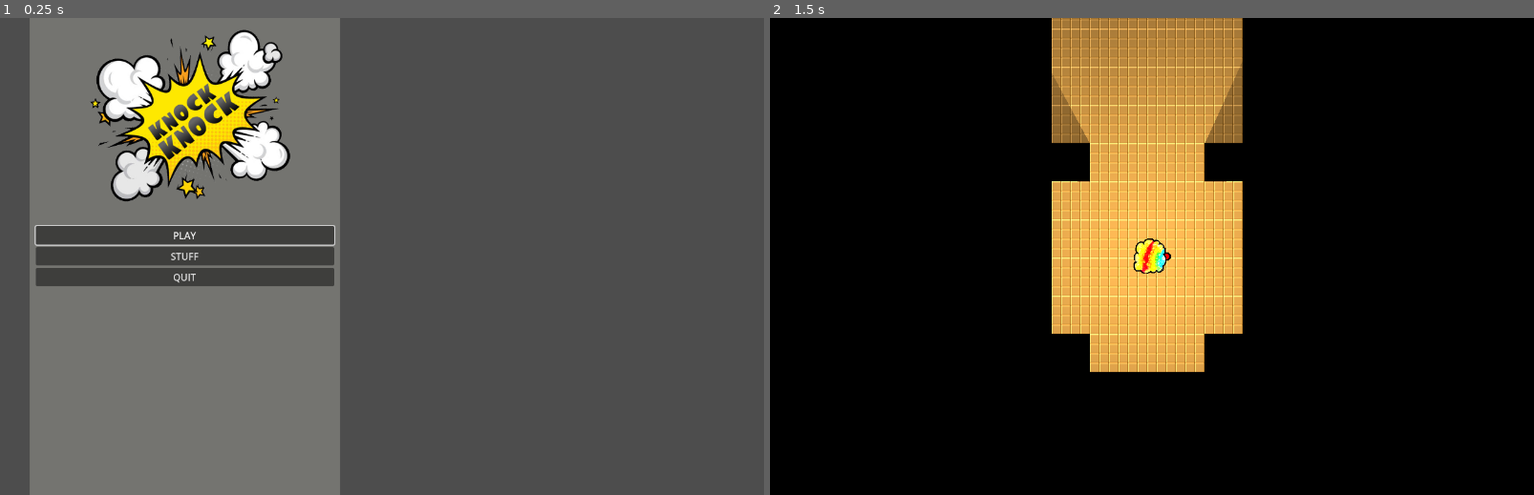
Above: before the commit, frames 1-2 (left to right).
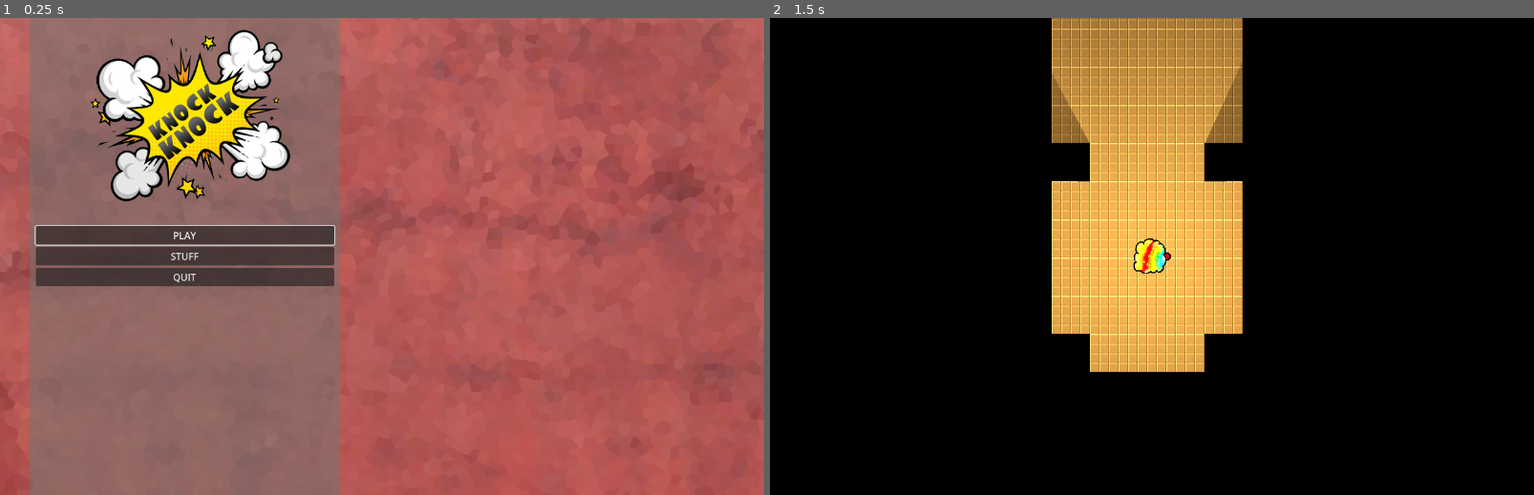
Above: after the commit, the same moments.

Repository: Graunder/ggj24
Game: Godot game, scene res://Assets/Scenes/main.tscn
The game is run twice, just before and just after one commit, with the same random seed, the same clock (stepped at 60 frames per second) and the same inputs.
Inputs:
- Up to frame 1 (0.25 s): no input
- Up to frame 2 (1.5 s): click "PLAY" at 0.5 s; tap Enter at 1.25 s

The runs differ from the first frame. In frame 1, 85% of the frame differs, in the area x 0-100%, y 0-100%; in frame 2, nothing differs.

Commit message:
added menu background image

Diff:
--- a/Assets/Scenes/menu.tscn
+++ b/Assets/Scenes/menu.tscn
@@ -1,10 +1,11 @@
-[gd_scene load_steps=4 format=3 uid="uid://kb27rxm082xw"]
+[gd_scene load_steps=5 format=3 uid="uid://kb27rxm082xw"]
 
 [ext_resource type="Script" path="res://Assets/Scripts/Menu.gd" id="1_hulx2"]
 [ext_resource type="Texture2D" uid="uid://oyvq4uw1nca2" path="res://Assets/Textures/Sprites/logo.png" id="2_7jiaf"]
+[ext_resource type="Texture2D" uid="uid://b550bfo5ix5s3" path="res://Assets/Textures/Sprites/Background.png" id="2_lurer"]
 
 [sub_resource type="StyleBoxFlat" id="StyleBoxFlat_82vas"]
-bg_color = Color(0.454902, 0.454902, 0.439216, 1)
+bg_color = Color(0.454902, 0.454902, 0.439216, 0.541176)
 
 [node name="Menu" type="Control"]
 layout_mode = 3
@@ -21,6 +22,10 @@
 offset_right = 570.0
 offset_bottom = 800.0
 
+[node name="Sprite2D" type="Sprite2D" parent="MainMenu"]
+position = Vector2(590, 400)
+texture = ExtResource("2_lurer")
+
 [node name="CenterContainer" type="CenterContainer" parent="MainMenu"]
 layout_mode = 2
 
Not shown, added: Assets/Textures/Sprites/02intonacopr_nt2.jpg.import
Binary file added: Assets/Textures/Sprites/Background.png
Not shown, added: Assets/Textures/Sprites/Background.png.import
